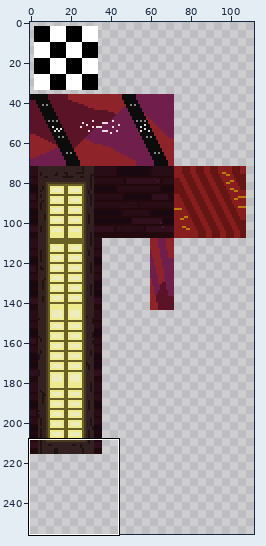
File history of a sprite sheet, CasaDesDiamantes/tilesets/casinoTiles/output_tileset.png. The first picture is a wide view before the edit; the outline marks the close-up.
Close-up. Old version:
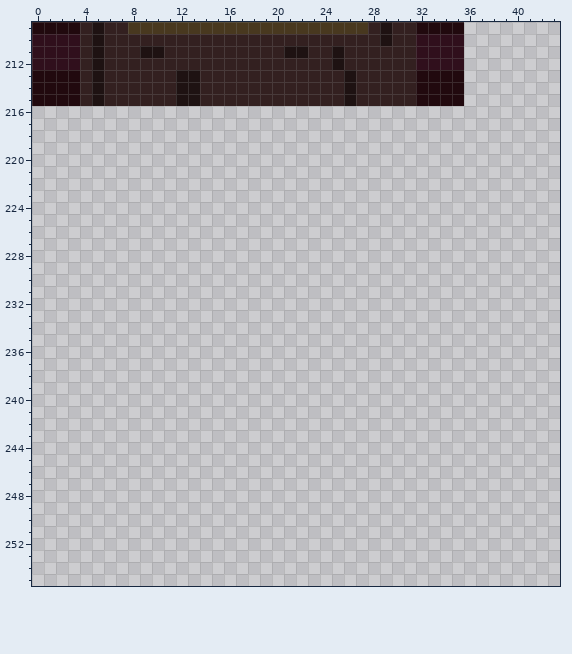
The file is 288x288 pixels. Colours within 5 levels of each other are drawn and written as one. Shown: x 0..43, y 209..255. The wide view leaves out empty margins.
The result:
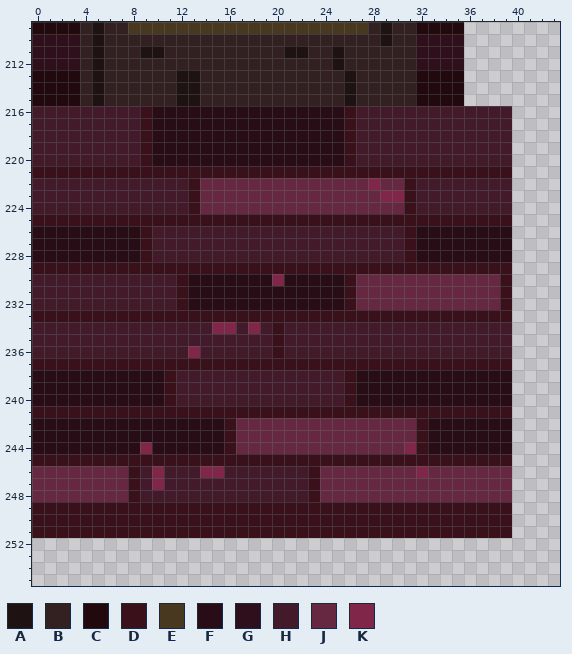
Palette (. is transparent): A #1e1212  B #332020  C #21090e  D #3a111b  E #48381f  F #280d17  G #300f1c  H #421a2a  J #662840  K #7f2649
The exact change:
y 216..220: x 0..39 ........................................ -> HHHHHHHHHDFFFFFFFFFFFFFFFFDHHHHHHHHHHHHH
y 221: x 0..39 ........................................ -> DDDDDDDDDDDDDDDDDDDDDDDDDDDDDDDDDDDDDDDD
y 222: x 0..39 ........................................ -> HHHHHHHHHHHHHDJJJJJJJJJJJJJJKJJDHHHHHHHH
y 223: x 0..39 ........................................ -> HHHHHHHHHHHHHDJJJJJJJJJJJJJJJKKDHHHHHHHH
y 224: x 0..39 ........................................ -> HHHHHHHHHHHHHDJJJJJJJJJJJJJJJJJDHHHHHHHH
y 225: x 0..39 ........................................ -> DDDDDDDDDDDDDDDDDDDDDDDDDDDDDDDDDDDDDDDD
y 226..228: x 0..39 ........................................ -> FFFFFFFFFDHHHHHHHHHHHHHHHHHHHHHDFFFFFFFF
y 229: x 0..39 ........................................ -> DDDDDDDDDDDDDDDDDDDDDDDDDDDDDDDDDDDDDDDD
y 230: x 0..39 ........................................ -> HHHHHHHHHHHHDFFFFFFFKFFFFFDJJJJJJJJJJJJD
y 231..232: x 0..39 ........................................ -> HHHHHHHHHHHHDFFFFFFFFFFFFFDJJJJJJJJJJJJD
y 233: x 0..39 ........................................ -> DDDDDDDDDDDDDDDDDDDDDDDDDDDDDDDDDDDDDDDD
y 234: x 0..39 ........................................ -> HHHHHHHHHHHHHHHKKHKHDHHHHHHHHHHHHHHHHHHH
y 235: x 0..39 ........................................ -> HHHHHHHHHHHHHHHHHHHHDHHHHHHHHHHHHHHHHHHH
y 236: x 0..39 ........................................ -> HHHHHHHHHHHHHKHHHHHHDHHHHHHHHHHHHHHHHHHH
y 237: x 0..39 ........................................ -> DDDDDDDDDDDDDDDDDDDDDDDDDDDDDDDDDDDDDDDD
y 238..240: x 0..39 ........................................ -> FFFFFFFFFFFDHHHHHHHHHHHHHHDFFFFFFFFFFFFF
y 241: x 0..39 ........................................ -> DDDDDDDDDDDDDDDDDDDDDDDDDDDDDDDDDDDDDDDD
y 242..243: x 0..39 ........................................ -> FFFFFFFFFFFFFFFFDJJJJJJJJJJJJJJJDFFFFFFF
y 244: x 0..39 ........................................ -> FFFFFFFFFKFFFFFFDJJJJJJJJJJJJJJKDFFFFFFF
y 245: x 0..39 ........................................ -> DDDDDDDDDDDDDDDDDDDDDDDDDDDDDDDDDDDDDDDD
y 246: x 0..39 ........................................ -> JJJJJJJJDHKHHHKKHHHHHHHDJJJJJJJJKJJJJJJJ
y 247: x 0..39 ........................................ -> JJJJJJJJDHKHHHHHHHHHHHHDJJJJJJJJJJJJJJJJ
y 248: x 0..39 ........................................ -> JJJJJJJJDHHHHHHHHHHHHHHDJJJJJJJJJJJJJJJJ
y 249..251: x 0..39 ........................................ -> DDDDDDDDDDDDDDDDDDDDDDDDDDDDDDDDDDDDDDDD
Where, in picture pixels (left, top, right, bottom), the same in both close-ups:
added: (32, 106, 512, 538)
